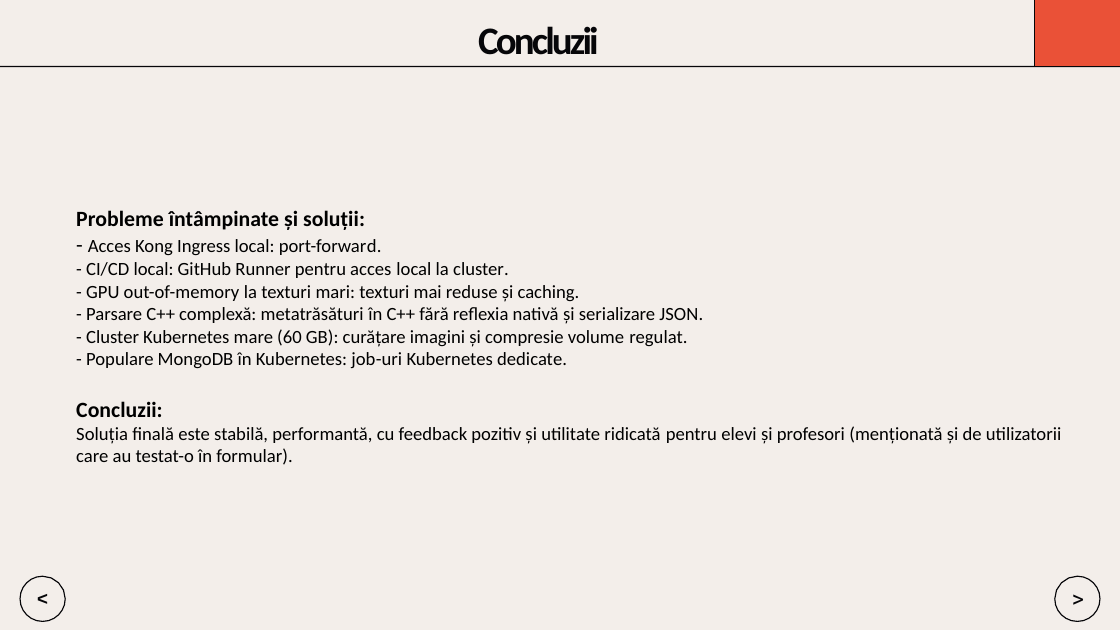
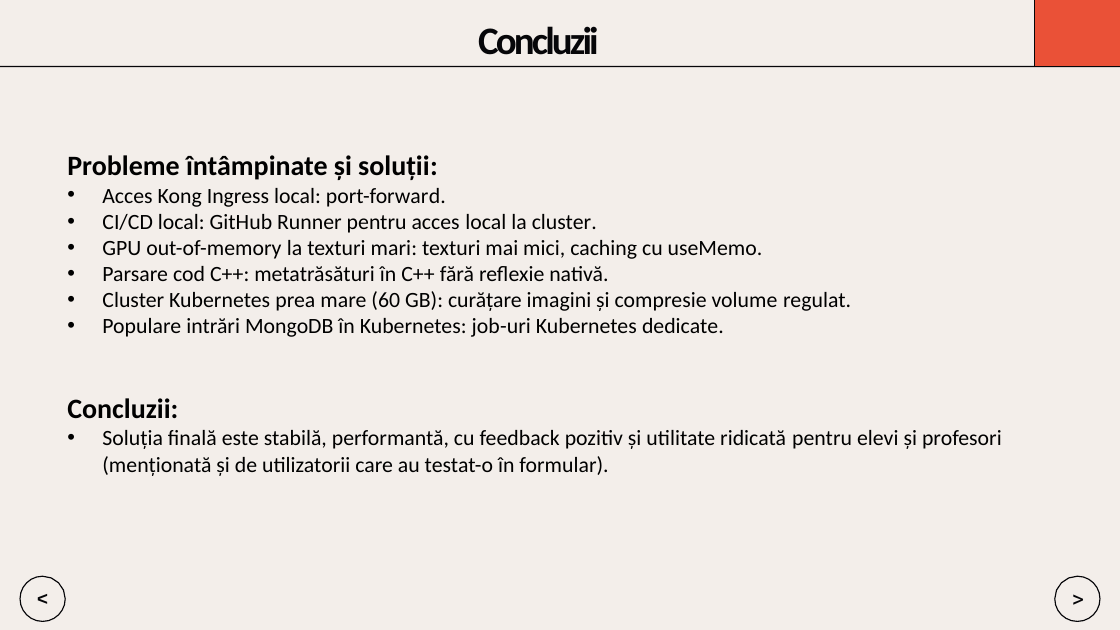
Before and after one commit to Dragomir1401/VisioScience-3D, a slide deck: slide 15 of Roadmap/scss/Prezentare_Final_Dragomir_Andrei.pptx. Drawn at 1120x630 pixels with LibreOffice and Linux fonts; fonts in the diff are those of the drawing. Boxes give left, top, right and bottom in pixels: in the first picture for what was removed or moved away, otherwise in the second. Text is boxed around its words. In the diff, an @@ line names an element or a change of style, - is before the commit and + after.

```diff
--- a/Roadmap/scss/Prezentare_Final_Dragomir_Andrei.pptx
+++ b/Roadmap/scss/Prezentare_Final_Dragomir_Andrei.pptx
@@ text "Probleme întâmpinate și soluții:" moved from (x1=76, y1=210, x2=1061, y2=465) to (x1=67, y1=155, x2=1002, y2=476) @@
@@ text at (x1=67, y1=155, x2=1002, y2=476): size 14 to 18 pt in "Probleme întâmpinate și soluții:", "Concluzii:"; size 12 to 14 pt in "Soluția finală este stabilă, performantă, cu feedback ..."; bullet none to • @@
@@ text at (x1=102, y1=188, x2=851, y2=337): text changed; size 12 to 14 pt @@
-- Acces Kong Ingress local: port-forward.
-- CI/CD local: GitHub Runner pentru acces local la cluster.
-- GPU out-of-memory la texturi mari: texturi mai reduse și caching.
-- Parsare C++ complexă: metatrăsături în C++ fără reflexia nativă și serializare JSON.
-- Cluster Kubernetes mare (60 GB): curățare imagini și compresie volume regulat.
-- Populare MongoDB în Kubernetes: job-uri Kubernetes dedicate.
+• Acces Kong Ingress local: port-forward.
+• CI/CD local: GitHub Runner pentru acces local la cluster.
+• GPU out-of-memory la texturi mari: texturi mai mici, caching cu useMemo.
+• Parsare cod C++: metatrăsături în C++ fără reflexie nativă.
+• Cluster Kubernetes prea mare (60 GB): curățare imagini și compresie volume regulat.
+• Populare intrări MongoDB în Kubernetes: job-uri Kubernetes dedicate.
```
Also in this commit, not shown: 6 other slides changed.
